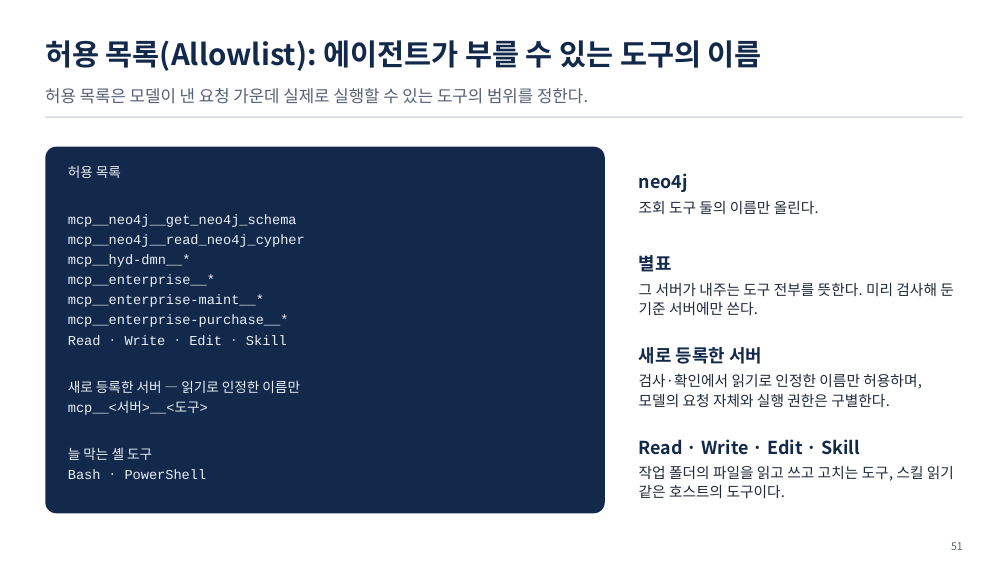
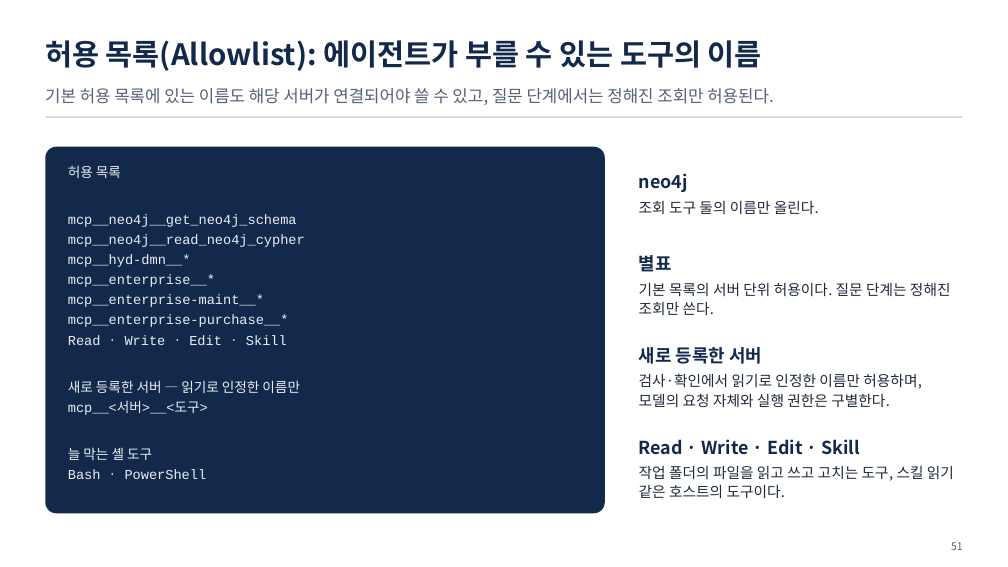
Before and after one commit to uengine-oss/hyd-iot-edu, a slide deck: slide 51 of workspace/강의제작/산출물/통합반/이론/06회차/통합반_06일차.pptx. Drawn at 1008x567 pixels with LibreOffice and Linux fonts; fonts in the diff are those of the drawing. Boxes give left, top, right and bottom in pixels: in the first picture for what was removed or moved away, otherwise in the second. Text is boxed around its words. In the diff, an @@ line names an element or a change of style, - is before the commit and + after.

Commit message:
통합반 6회차 03편 46~53장 덱·낭독·강조·쉼의 수정과 독립 검토를 반영한다

```diff
--- a/workspace/강의제작/산출물/통합반/이론/06회차/통합반_06일차.pptx
+++ b/workspace/강의제작/산출물/통합반/이론/06회차/통합반_06일차.pptx
@@ text at (45, 88, 773, 105): text changed @@
-허용 목록은 모델이 낸 요청 가운데 실제로 실행할 수 있는 도구의 범위를 정한다.
+기본 허용 목록에 있는 이름도 해당 서버가 연결되어야 쓸 수 있고, 질문 단계에서는 정해진 조회만 허용된다.
@@ text at (639, 283, 951, 315): text changed @@
-그 서버가 내주는 도구 전부를 뜻한다. 미리 검사해 둔 기준 서버에만 쓴다.
+기본 목록의 서버 단위 허용이다. 질문 단계는 정해진 조회만 쓴다.
```
Also in this commit, not shown: 7 other slides changed, 20 other files.
